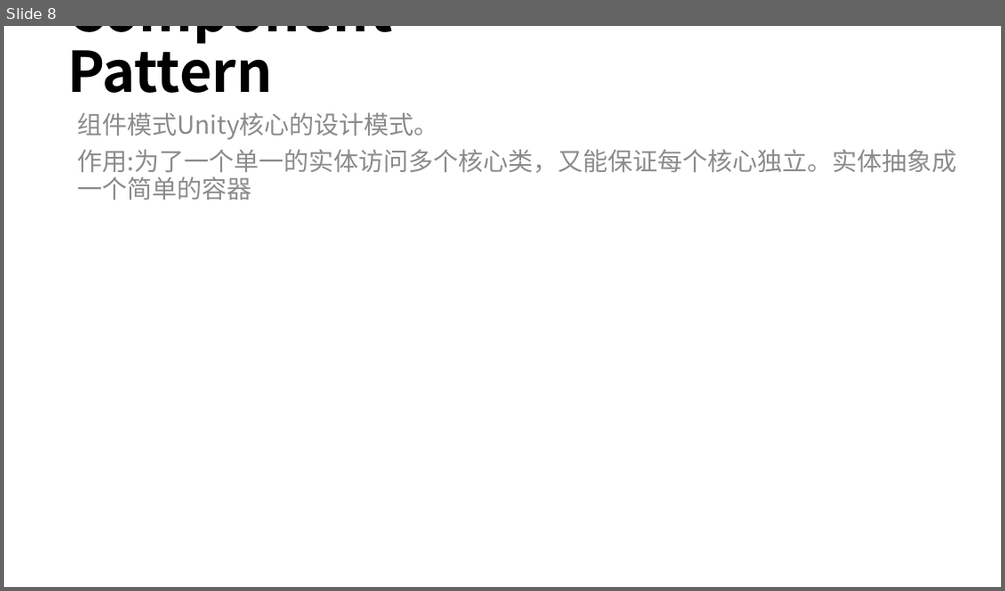
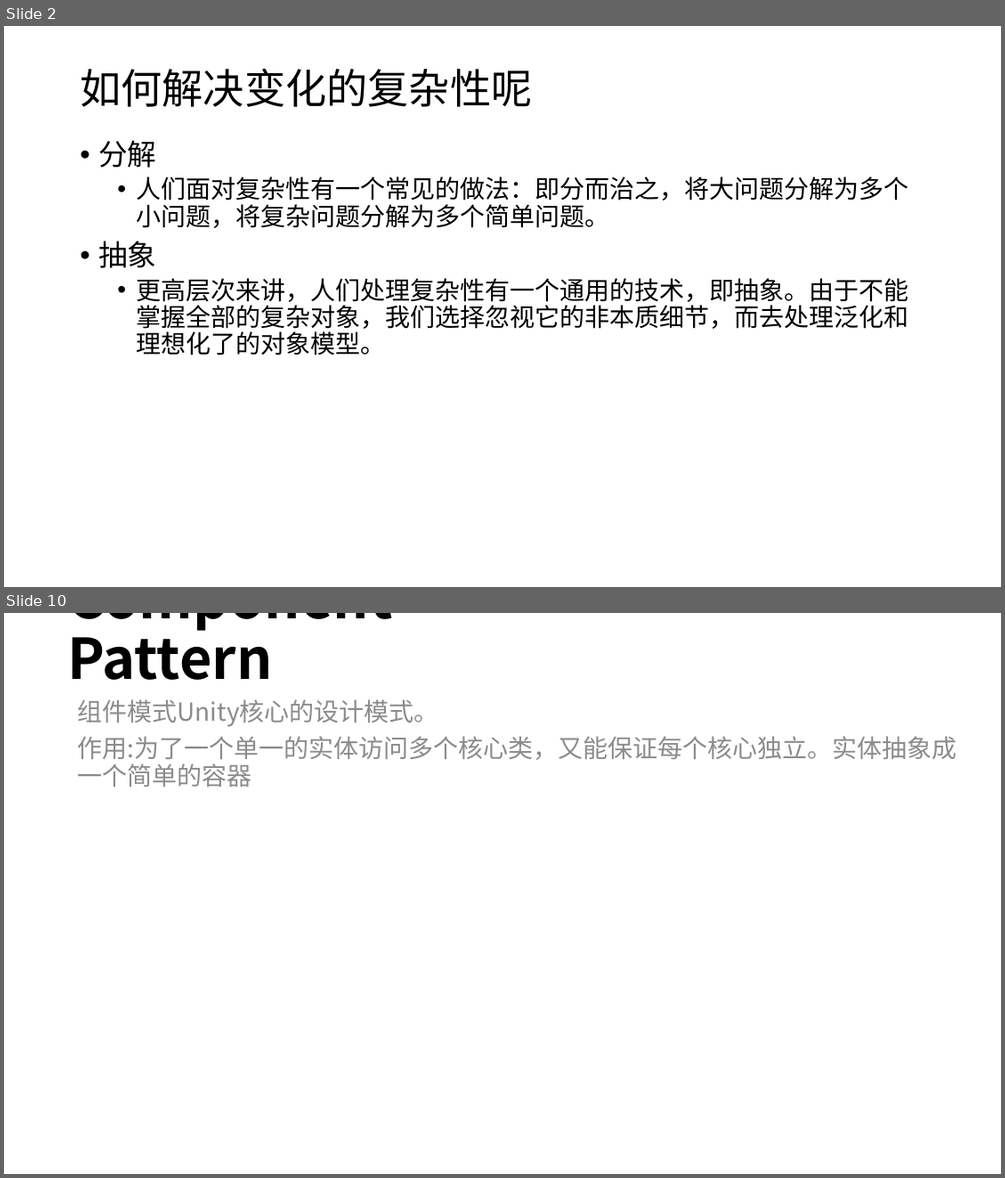
Before and after one commit to mshandle/GStar, a slide deck: Document/les2/les2.pptx. Shown one above the other, each under a label of ours: slide 8 before the commit, slides 2 and 10 after it; the slides between them are not shown. The pictures are 1005x591 and 1005x1178 pixels, drawn with LibreOffice and Linux fonts; fonts in the diff are those of the drawing. Boxes give left, top, right and bottom in pixels: in the first picture for what was removed or moved away, otherwise in the second. Text is boxed around its words. In the diff, an @@ line names an element or a change of style, - is before the commit and + after.

```diff
--- a/Document/les2/les2.pptx
+++ b/Document/les2/les2.pptx
@@ slide 2 added at (4, 26, 1001, 587), background #FFFFFF @@
@@ title added at (80, 69, 532, 107), 39.6 pt, text #000000 @@
+如何解决变化的复杂性呢
@@ text added at (98, 140, 908, 355), 24 pt, text #000000 @@
+• 分解
+  • 人们面对复杂性有一个常见的做法：即分而治之，将大问题分解为多个小问题，将复杂问题分解为多个简单问题。
+• 抽象
+  • 更高层次来讲，人们处理复杂性有一个通用的技术，即抽象。由于不能掌握全部的复杂对象，我们选择忽视它的非本质细节，而去处理泛化和理想化了的对象模型。
@@ what was slide 8 is now slide 10 @@
```
Also in this commit, not shown: 4 slides changed, 4 other slides added, 3 slides removed, 9 other files.
